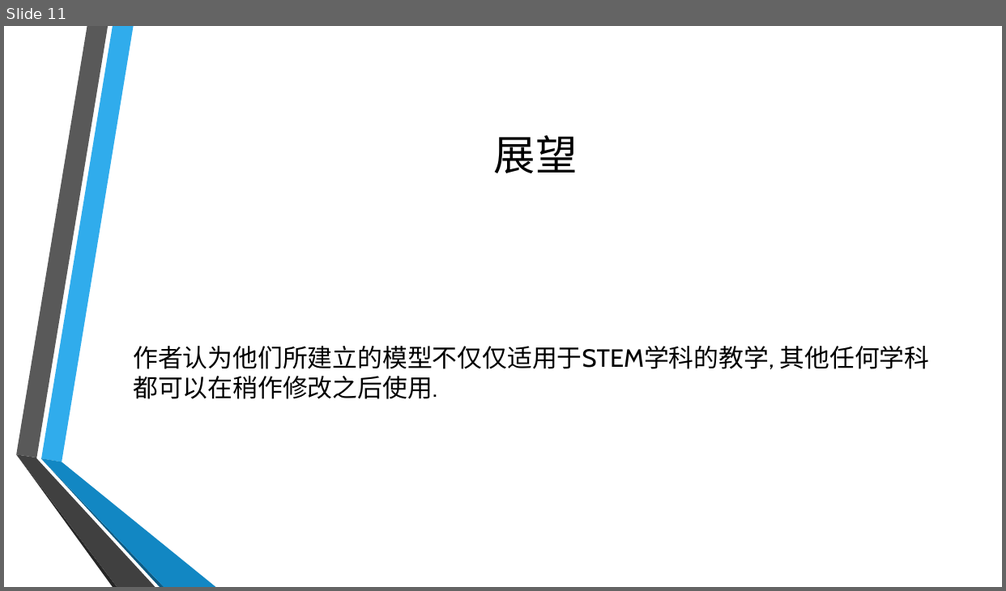
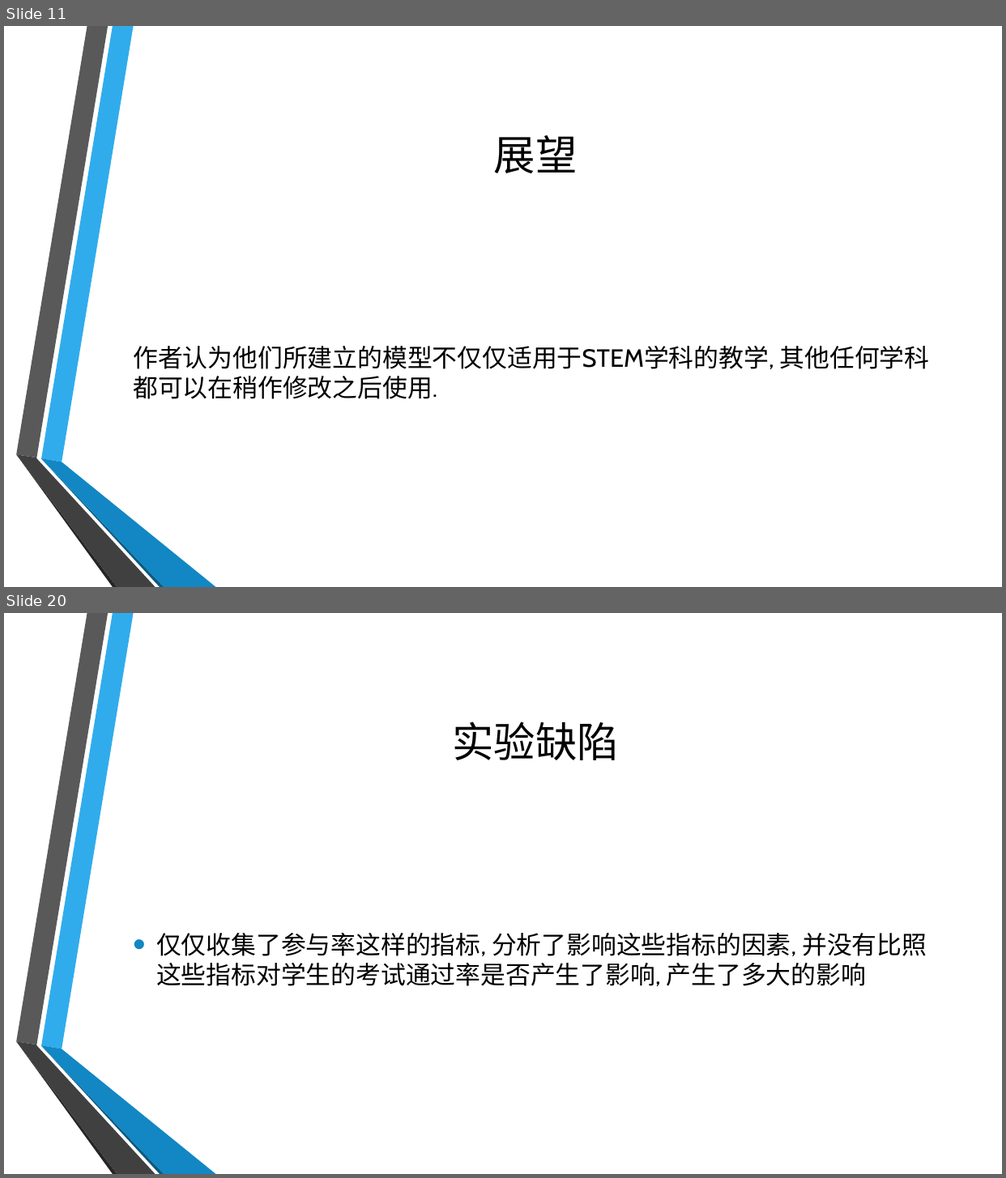
Before and after one commit to twesix/paper-notes, a slide deck: 201905/5-25分享.pptx. Shown one above the other, each under a label of ours: slide 11 before the commit, slides 11 and 20 after it; the slides between them are not shown. The pictures are 1006x591 and 1006x1178 pixels, drawn with LibreOffice and Linux fonts; fonts in the diff are those of the drawing; background and template pictures are left out. Boxes give left, top, right and bottom in pixels: in the first picture for what was removed or moved away, otherwise in the second. Text is boxed around its words. In the diff, an @@ line names an element or a change of style, - is before the commit and + after.

```diff
--- a/201905/5-25分享.pptx
+++ b/201905/5-25分享.pptx
@@ slide 20 added at (4,613,1002,1174), background picture (left out); not listed: 6 template elements that a slide beside it also shows @@
@@ title added at (453,722,619,760), 40 pt, text #000000 @@
+实验缺陷
@@ text added at (156,933,927,986), 24 pt, text #000000 @@
+• 仅仅收集了参与率这样的指标, 分析了影响这些指标的因素, 并没有比照这些指标对学生的考试通过率是否产生了影响, 产生了多大的影响
```
Also in this commit, not shown: 1 slide changed, 7 other slides added, 2 other files.
